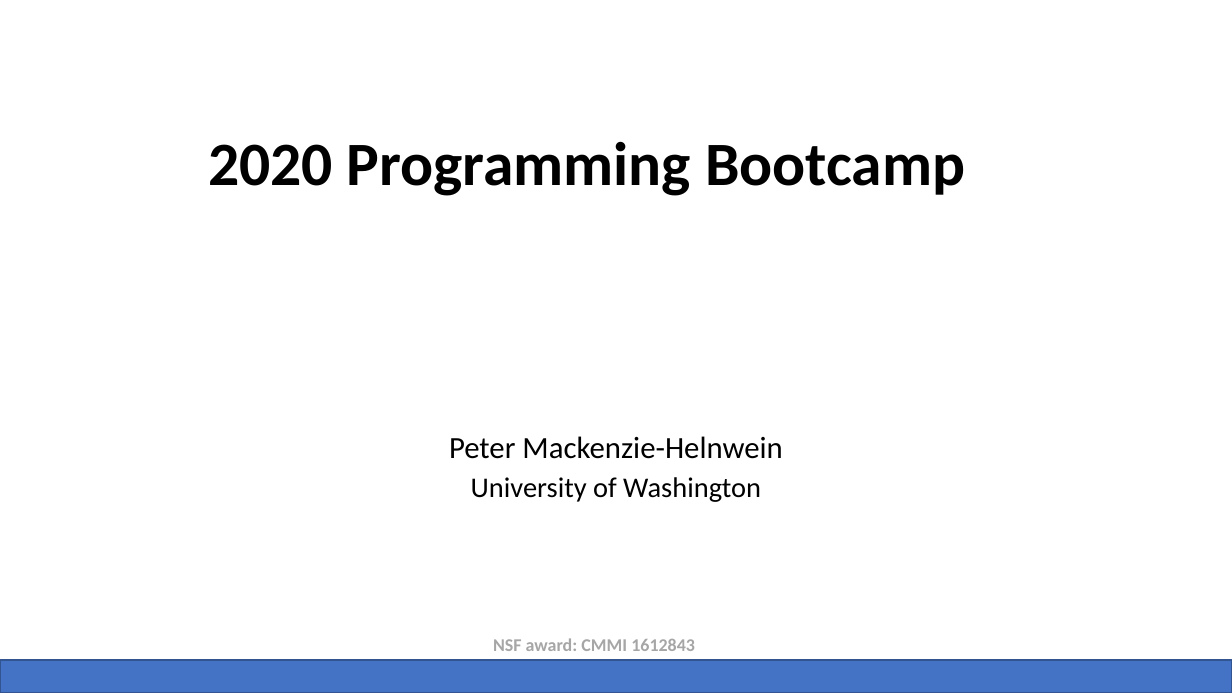
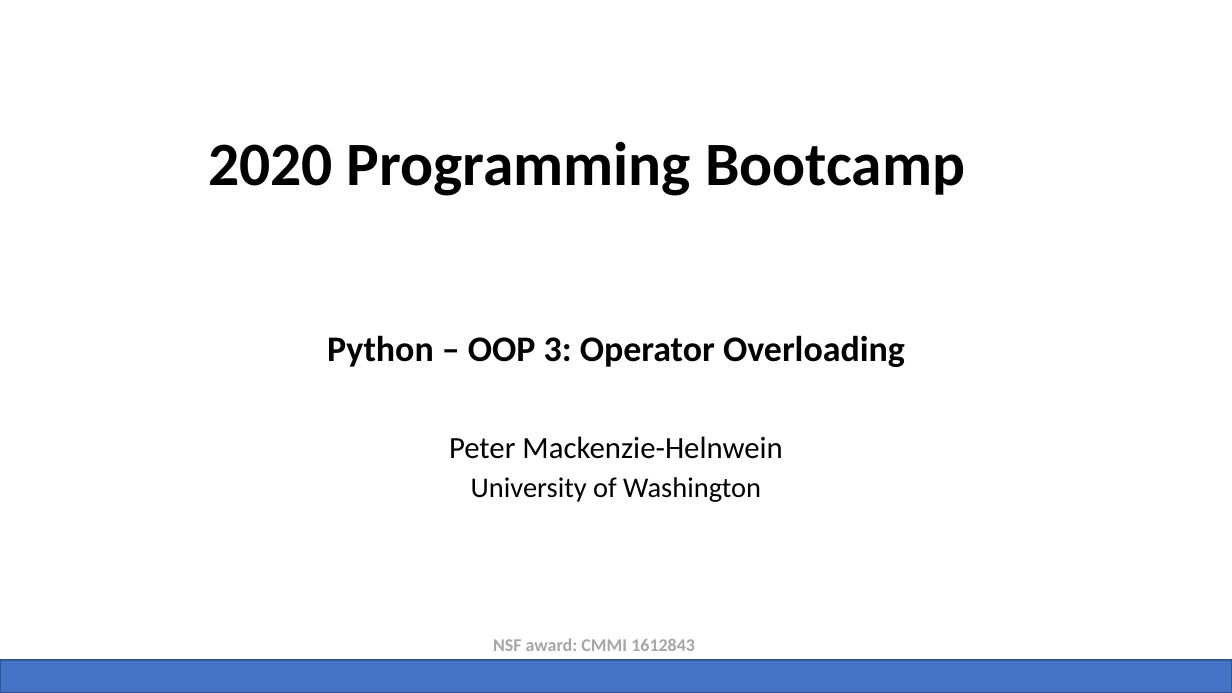
Before and after one commit to thonstad/SimCenterBootcamp2020, a slide deck: slide 21 of presentations/SimCenter Bootcamp Python.pptx (slide 25 before the commit). Drawn at 1232x693 pixels with LibreOffice and Linux fonts; fonts in the diff are those of the drawing; background and template pictures are left out. Boxes give left, top, right and bottom in pixels: in the first picture for what was removed or moved away, otherwise in the second. Text is boxed around its words. In the diff, an @@ line names an element or a change of style, - is before the commit and + after.

```diff
--- a/presentations/SimCenter Bootcamp Python.pptx
+++ b/presentations/SimCenter Bootcamp Python.pptx
@@ subtitle added at bbox=[327, 335, 905, 367], 28 pt, text #000000, bold @@
+Python – OOP 3: Operator Overloading
```
Also in this commit, not shown: 3 other slides changed, 5 slides added, 48 other files.
